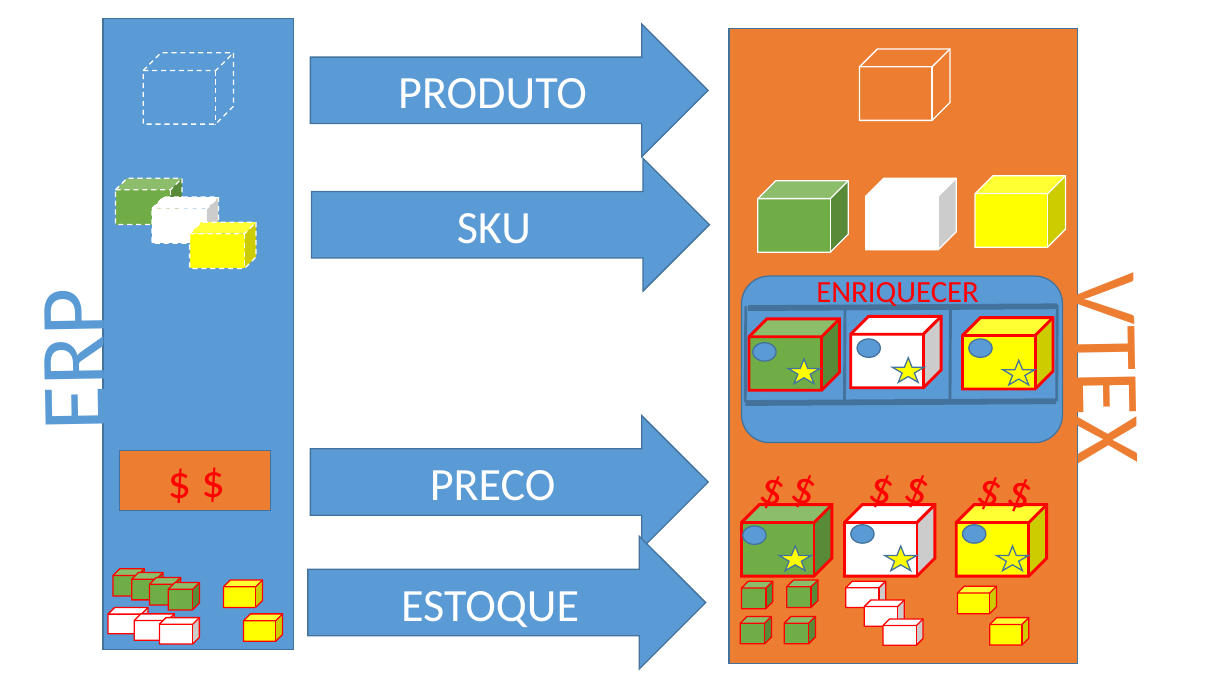
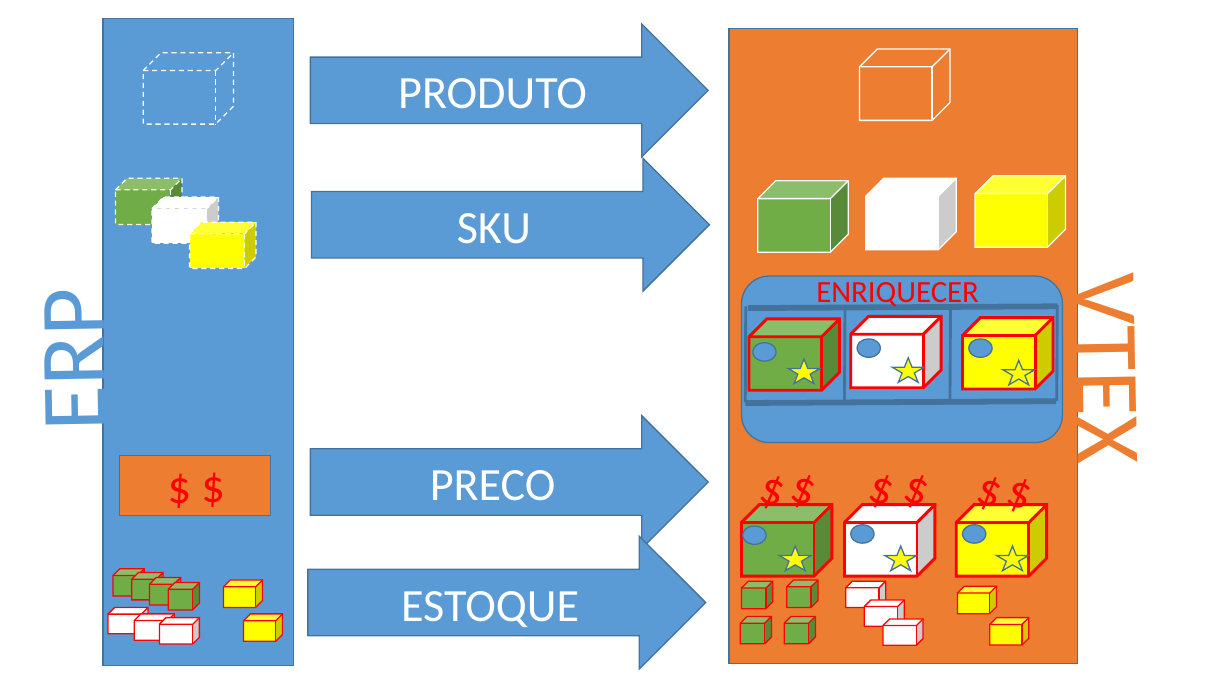
Before and after one commit to adrianoaguiar/vcs.integration.samples, a slide deck: slide 2 of integracao/ERP-catalogo-expresso/SKU to VTEXADMIN to SITE.pptx. Drawn at 1232x693 pixels with LibreOffice and Linux fonts; fonts in the diff are those of the drawing. Boxes give left, top, right and bottom in pixels: in the first picture for what was removed or moved away, otherwise in the second. Text is boxed around its words. In the diff, an @@ line names an element or a change of style, - is before the commit and + after.

```diff
--- a/integracao/ERP-catalogo-expresso/SKU to VTEXADMIN to SITE.pptx
+++ b/integracao/ERP-catalogo-expresso/SKU to VTEXADMIN to SITE.pptx
@@ rectangle: place and size @@
-rectangle at [103,18,293,650]
+rectangle at [103,18,293,665]
@@ text "$ $": place and size @@
-text "$ $" at [114,446,279,514]
+text "$ $" at [114,451,279,519]
@@ rectangle: place and size @@
-rectangle at [119,451,271,511]
+rectangle at [119,456,271,516]
```
Also in this commit, not shown: 1 slide added, 20 other files.
